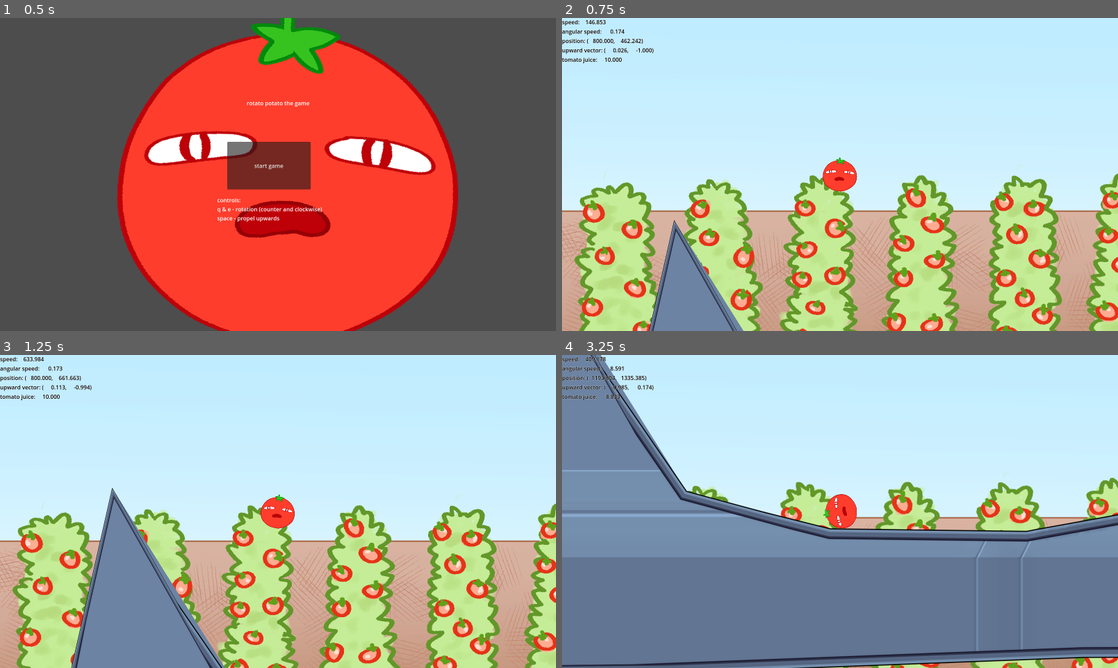
Above: before the commit, frames 1-4 (two rows, left to right).
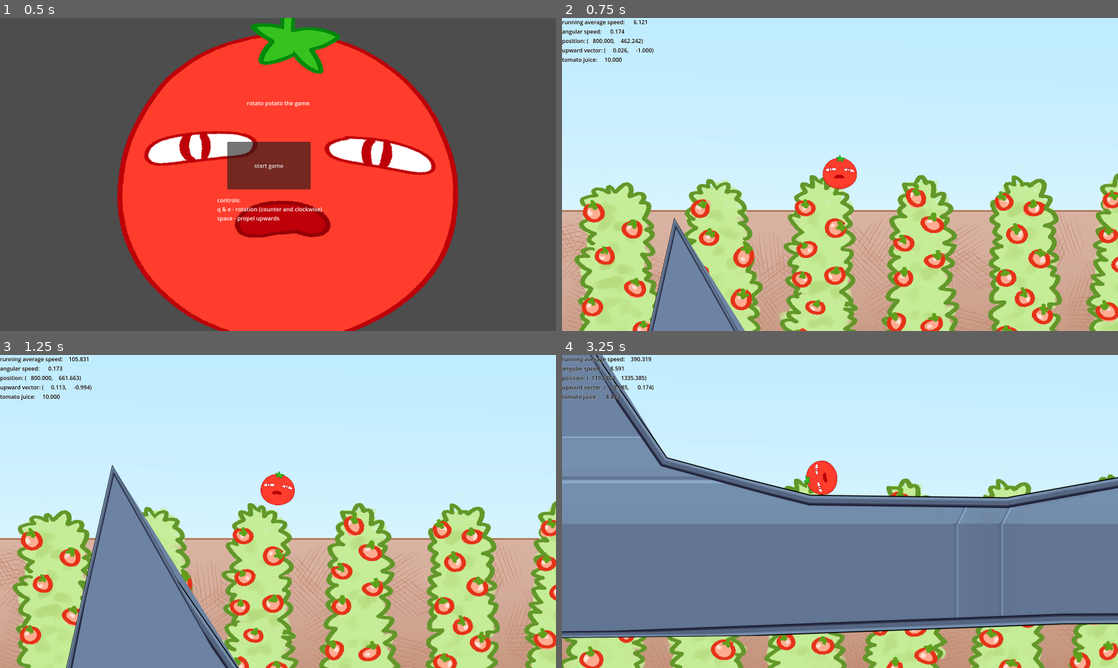
Above: after the commit, the same moments.

Repository: DazyLude/DokiJam2025
Game: Godot game, scene res://scenes/menu.tscn
Same seed, same stepped clock (60 frames per second), same inputs: the game is played once before the commit and once after it.
Inputs (mouse positions are in pixels of both pictures, inside the frame that each line leads up to):
- Up to frame 1 (0.5 s): no input
- Up to frame 2 (0.75 s): click "start game" at 0.5 s
- Up to frame 3 (1.25 s): no input
- Up to frame 4 (3.25 s): tap Enter at 1.25 s; move the mouse to (962, 495) at 1.27 s; hold Space (fly) 1.28-2 s; click (962, 495) at 1.42 s; drag from (728, 527) to (812, 574) at 2.02 s; move the mouse to (895, 442) at 2.77 s; hold E (roll_cw) from 2.78 s (still down); click (895, 442) at 2.92 s

Frame 1 is identical in both runs. In frame 2, 3.0% of the frame differs, in the area x 0-100%, y 0-100%; in frame 3, 14%; in frame 4, 28%.

Commit message:
camera shenanigans

Diff:
--- a/scenes/UI/hud.gd
+++ b/scenes/UI/hud.gd
@@ -1,7 +1,7 @@
 extends Control
 
 
-const SPEED_TEMPLATE := "speed: %10.3f";
+const SPEED_TEMPLATE := "running average speed: %10.3f";
 const ANGULAR_SPEED_TEMPLATE := "angular speed: %10.3f";
 const COORDS_TEMPLATE := "position: (%10.3f, %10.3f)";
 const ROTATION_TEMPLATE := "upward vector: (%10.3f, %10.3f)";
@@ -13,11 +13,12 @@
 
 func _process(delta: float) -> void:
 	if player != null:
-		$DataContainer/Speed.text = SPEED_TEMPLATE % player.linear_velocity.length();
+		$DataContainer/Speed.text = SPEED_TEMPLATE % player.velocity_avg.length();
 		$DataContainer/AngularSpeed.text = ANGULAR_SPEED_TEMPLATE % player.angular_velocity;
 		$DataContainer/Coordinates.text = COORDS_TEMPLATE % [player.position.x, player.position.y];
 		var upward = Vector2(0, -1).rotated(player.rotation);
-		$DataContainer/Rotation.text = ROTATION_TEMPLATE % [upward.x, upward.y]
+		$DataContainer/Rotation.text = ROTATION_TEMPLATE % [upward.x, upward.y];
+
 
 	if GameState != null:
 		$DataContainer/Stamina.text = STAMINA_SPEED_TEMPLATE % GameState.juice;
--- a/scenes/player/player.gd
+++ b/scenes/player/player.gd
@@ -1,4 +1,8 @@
 class_name Player extends RigidBody2D
+
+
+const CAMERA_GIVE := 5e-5;
+const CAMERA_OFFSET_LIMIT := 150.0;
 
 
 const ROT_ACCEL = 20.0; # in rad/s^2
@@ -6,6 +10,16 @@
 
 ## speed at which the player is considered stationary
 const SPEED_LOWER_LIMIT = 0.01; # in px/s
+
+## players average velocity is calculated over VELOCITY_AVG_LIMIT amount of frames
+const VELOCITY_AVG_LIMIT := 120;
+var velocity_avg_array := PackedVector2Array();
+var velocity_avg := Vector2();
+var velocity_avg_idx : int = 0;
+
+
+func _ready() -> void:
+	velocity_avg_array.resize(VELOCITY_AVG_LIMIT);
 
 
 func _physics_process(delta: float) -> void:
@@ -16,6 +30,10 @@
 
 	if Input.is_action_pressed(&"fly"):
 		try_propel_upward(delta);
+
+
+func _process(delta: float) -> void:
+	calc_camera_offset(linear_velocity);
 
 
 # tries to spend stamina
@@ -48,3 +66,22 @@
 
 func is_stationary() -> bool:
 	return SPEED_LOWER_LIMIT > self.linear_velocity.length();
+
+
+func calc_camera_offset(velocity: Vector2) -> void:
+	# update average velocity
+	if velocity_avg_idx == VELOCITY_AVG_LIMIT:
+		velocity_avg_idx = 0;
+
+	velocity_avg += (velocity - velocity_avg_array[velocity_avg_idx]) / VELOCITY_AVG_LIMIT;
+	velocity_avg_array[velocity_avg_idx] = velocity;
+	velocity_avg_idx += 1;
+
+	# calculate new camera offset
+	var vel_len := velocity_avg.length();
+	var vel_dir := velocity_avg.normalized().rotated(-rotation);
+
+	var lsqg = CAMERA_OFFSET_LIMIT * CAMERA_OFFSET_LIMIT * CAMERA_GIVE;
+	var lg = CAMERA_OFFSET_LIMIT * CAMERA_GIVE;
+
+	$Camera2D.position = vel_dir * vel_len * lsqg / (1 + vel_len * lg);
